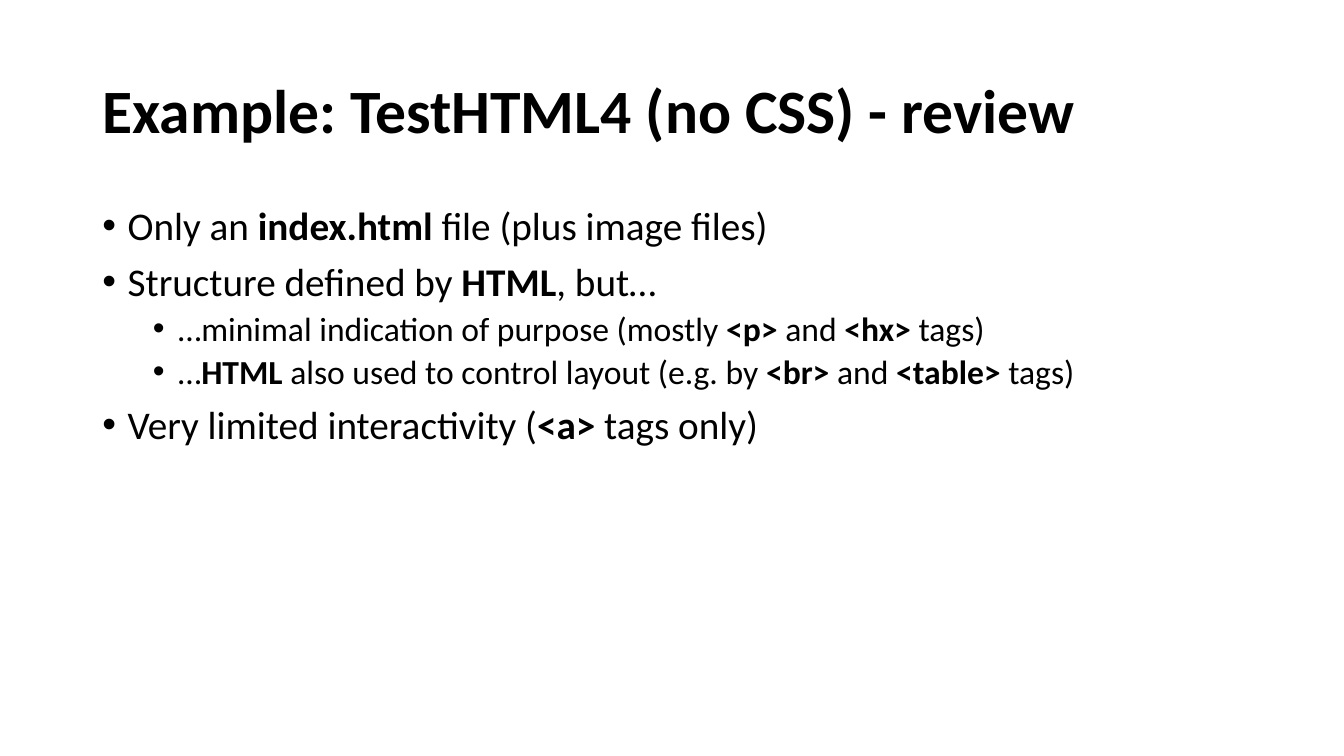
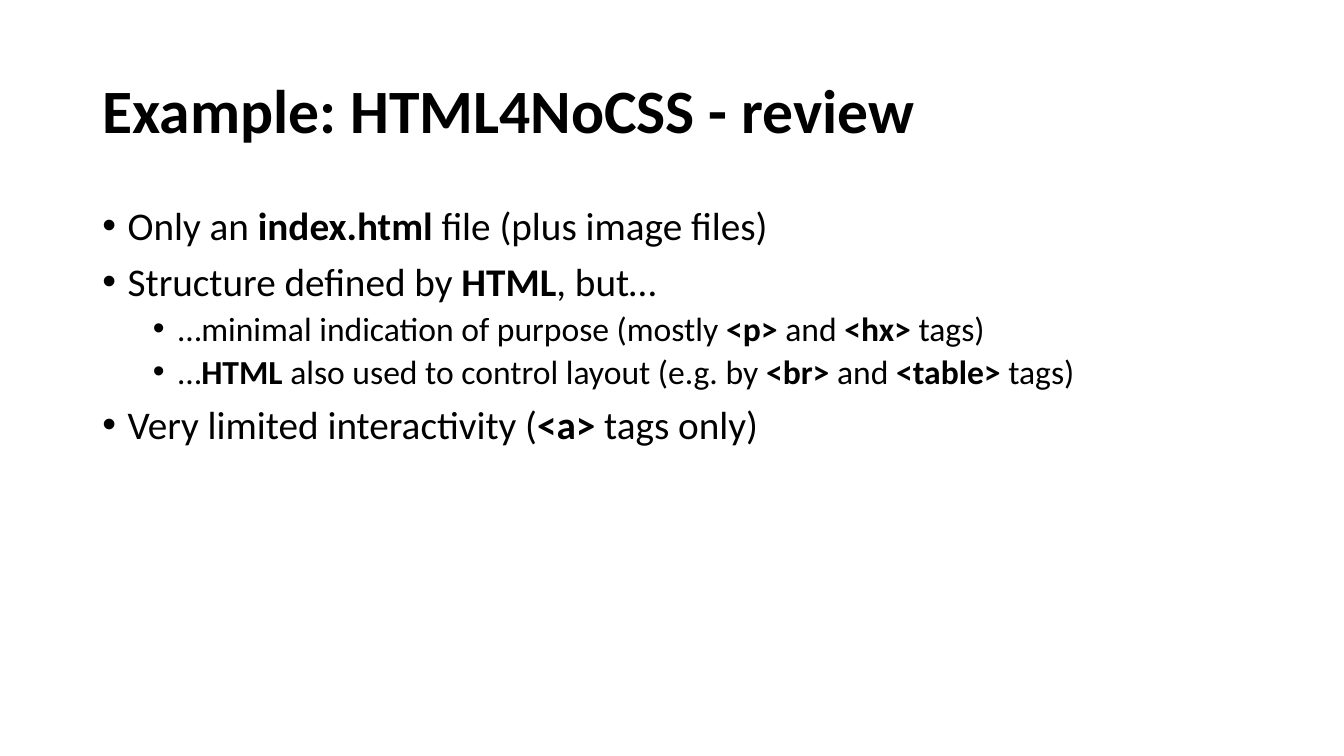
Before and after one commit to perl-easj/WebProg, a slide deck: slide 3 of 10_Intro/WebProg_ClassicWPReview.pptx. Drawn at 1344x756 pixels with LibreOffice and Linux fonts; fonts in the diff are those of the drawing. Boxes give left, top, right and bottom in pixels: in the first picture for what was removed or moved away, otherwise in the second. Text is boxed around its words. In the diff, an @@ line names an element or a change of style, - is before the commit and + after.

```diff
--- a/10_Intro/WebProg_ClassicWPReview.pptx
+++ b/10_Intro/WebProg_ClassicWPReview.pptx
@@ title at (102, 89, 915, 143): text changed @@
-Example: TestHTML4 (no CSS) - review
+Example: HTML4NoCSS - review
```
Also in this commit, not shown: 1 other slide changed, 5 slides added, 4 slides removed, 5 other files.
